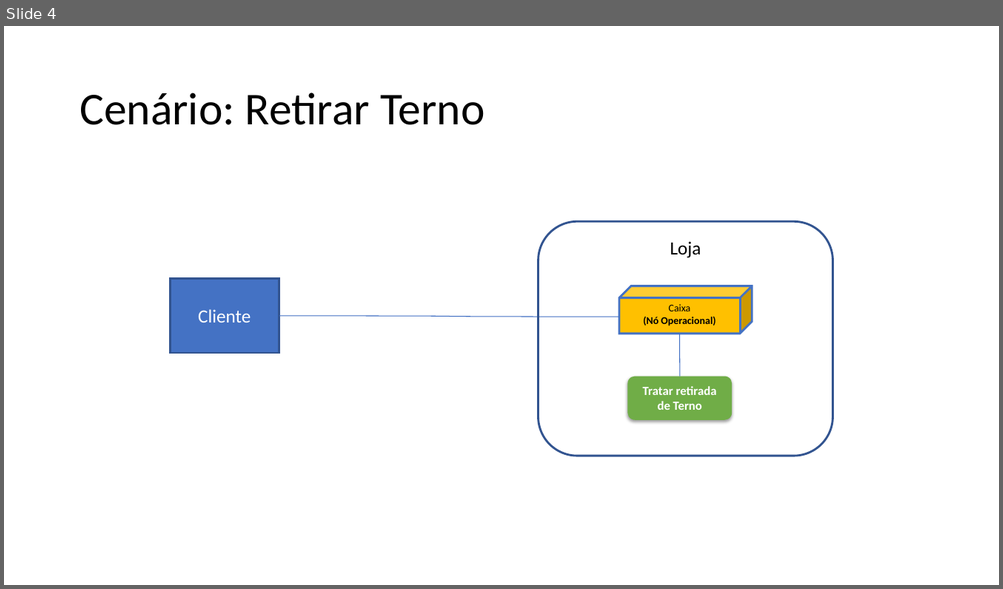
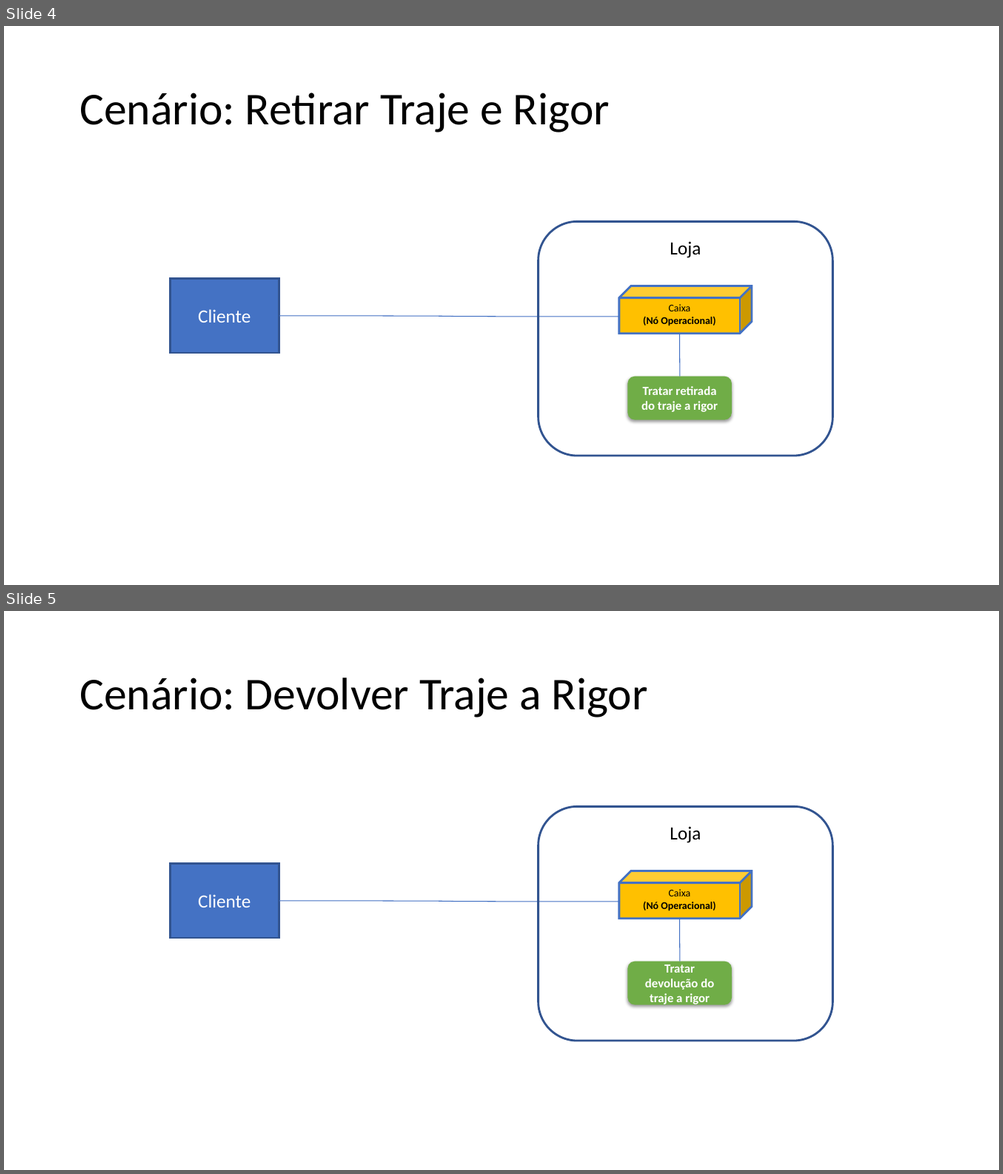
Before and after one commit to grupopenelopechavosa/OPE---Faculdade-Impacta, a slide deck: 15 - Arquitetura de Negócio para cada Cenário.pptx. Shown one above the other, each under a label of ours: slide 4 before the commit, slides 4 and 5 after it. The pictures are 1003x589 and 1003x1174 pixels, drawn with LibreOffice and Linux fonts; fonts in the diff are those of the drawing. Boxes give left, top, right and bottom in pixels: in the first picture for what was removed or moved away, otherwise in the second. Text is boxed around its words. In the diff, an @@ line names an element or a change of style, - is before the commit and + after.

```diff
--- a/15 - Arquitetura de Negócio para cada Cenário.pptx
+++ b/15 - Arquitetura de Negócio para cada Cenário.pptx
@@ slide 5 added at (x1=4, y1=611, x2=999, y2=1170), background #FFFFFF @@
@@ text added at (x1=79, y1=678, x2=648, y2=718), 44 pt, text #000000 @@
+Cenário: Devolver Traje a Rigor
@@ rounded rectangle added at (x1=538, y1=806, x2=833, y2=1041), outline #325491 2 pt, 18 pt, text #000000 @@
+Loja
@@ rectangle added at (x1=170, y1=864, x2=279, y2=939), fill #4472C4, outline #325491 2 pt, 18 pt, text #FFFFFF @@
+Cliente
@@ cube added at (x1=619, y1=871, x2=751, y2=919), fill #FFC000, outline #4472C4 2 pt, 10 pt, text #000000, bold @@
+Caixa
+(Nó Operacional)
@@ curved line added from (279, 901) to (619, 902), #3F6EC2 0.75 pt @@
@@ line added from (679, 919) to (680, 962), #3F6EC2 0.75 pt @@
@@ rounded rectangle added at (x1=628, y1=962, x2=732, y2=1005), fill #70AD47, 12 pt, text #FFFFFF, bold @@
+Tratar devolução do traje a rigor
@@ slide 4 changed as well @@
@@ text at (x1=79, y1=93, x2=609, y2=133): text changed @@
-Cenário: Retirar Terno
+Cenário: Retirar Traje e Rigor
@@ text in rounded rectangle at (x1=641, y1=386, x2=717, y2=412): text changed @@
-Tratar retirada de Terno
+Tratar retirada do traje a rigor
```
Also in this commit, not shown: 4 other slides changed, 7 other files.
